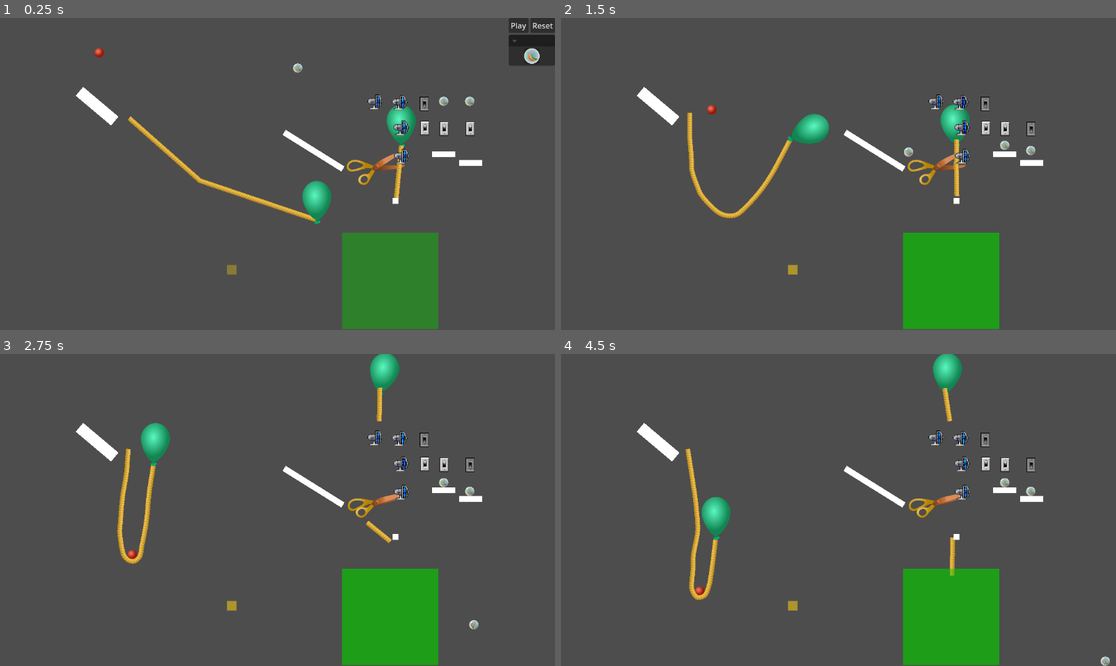
Above: before the commit, frames 1-4 (two rows, left to right).
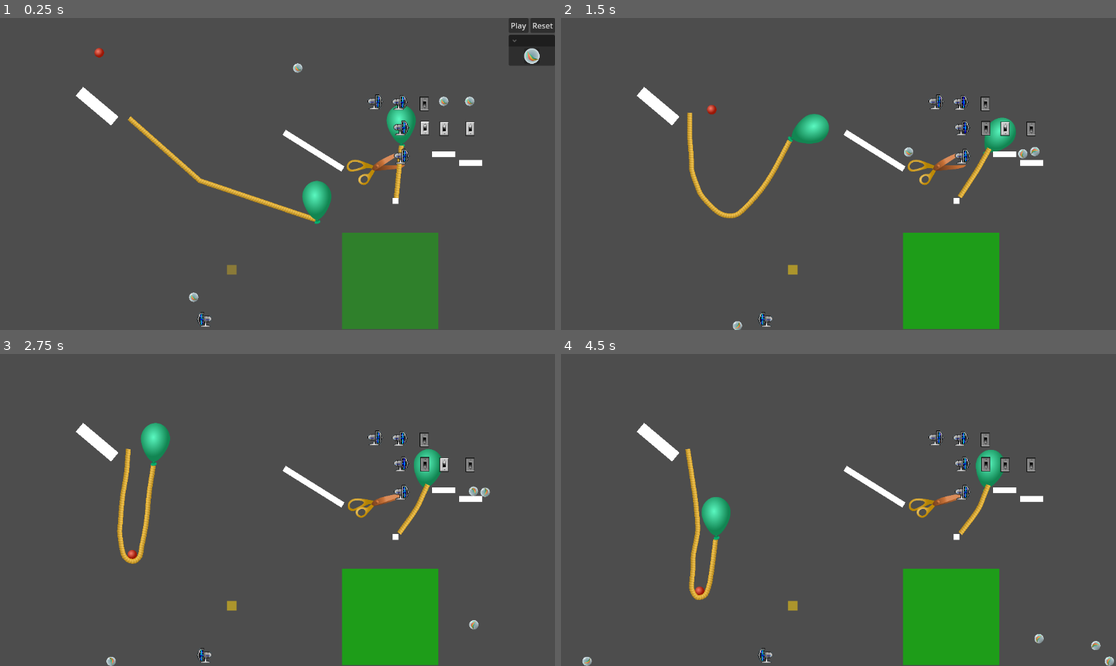
Above: after the commit, the same moments.

Repository: lechaosx/jam-at-fit-vol-2
Game: Godot game, scene res://game.tscn
Same seed, same stepped clock (60 frames per second), same inputs: the game is played once before the commit and once after it. The engine's default icon, where the game draws it, is replaced by a stand-in: a white triangle on a blue panel in a dark square.
Inputs (mouse positions are in pixels of both pictures, inside the frame that each line leads up to):
- Up to frame 1 (0.25 s): no input
- Up to frame 2 (1.5 s): click "Play" at 0.5 s; move the mouse to (960, 158) at 1.27 s; click (960, 158) at 1.42 s
- Up to frame 3 (2.75 s): move the mouse to (166, 525) at 2.02 s; click (166, 525) at 2.17 s
- Up to frame 4 (4.5 s): move the mouse to (894, 441) at 2.77 s; click (894, 441) at 2.92 s; move the mouse to (810, 572) at 3.52 s; click (810, 572) at 3.67 s; move the mouse to (1005, 556) at 4.27 s; click (1005, 556) at 4.42 s

The runs differ from the first frame. In frame 1, 0.1% of the frame differs, in the area x 34-39%, y 87-99%; in frame 2, 1.4%; in frame 3, 1.5%; in frame 4, 1.7%, in the area x 3-100%, y 0-100%.

Commit message:
Wind mechanics

Diff:
--- a/godot/electric_fan/electric_fan.gd
+++ b/godot/electric_fan/electric_fan.gd
@@ -40,3 +40,20 @@
 		FanSpeed.keys()[speed],
 		sprites.speed_scale
 	])
+
+func _physics_process(delta: float) -> void:
+	for body in $Area2D.get_overlapping_bodies():
+		if body is RigidBody2D:
+			var force: int
+
+			match speed:
+				FanSpeed.Slow:
+					force = 50
+				FanSpeed.Normal:
+					force = 100
+				FanSpeed.Fast:
+					force = 200
+
+			force *= clamp(1 - global_position.distance_to(body.global_position) / 300, 0, 1)
+
+			body.apply_central_force(Vector2(force, 0).rotated(rotation) * sign(scale.x))
--- a/godot/electric_fan/electric_fan.tscn
+++ b/godot/electric_fan/electric_fan.tscn
@@ -26,11 +26,19 @@
 "speed": 5.0
 }]
 
-[node name="Node2D" type="Node2D"]
+[sub_resource type="RectangleShape2D" id="RectangleShape2D_ibigq"]
+size = Vector2(300, 40)
+
+[node name="ElectricFan" type="Node2D"]
 script = ExtResource("1_jcpqo")
 is_on = true
-speed = null
 
 [node name="AnimatedSprite2D" type="AnimatedSprite2D" parent="."]
 sprite_frames = SubResource("SpriteFrames_4occ1")
 frame_progress = 0.9027091
+
+[node name="Area2D" type="Area2D" parent="."]
+
+[node name="CollisionShape2D" type="CollisionShape2D" parent="Area2D"]
+position = Vector2(150, 0)
+shape = SubResource("RectangleShape2D_ibigq")
--- a/godot/world.tscn
+++ b/godot/world.tscn
@@ -12,6 +12,7 @@
 [ext_resource type="PackedScene" uid="uid://v5fwyu2cxtmc" path="res://xhonza/xhonza.tscn" id="9_ioo17"]
 [ext_resource type="PackedScene" uid="uid://dcpac078vhmol" path="res://obstacles/block.tscn" id="10_wse8f"]
 [ext_resource type="PackedScene" uid="uid://b0t6hh2jmsrdr" path="res://marble.tscn" id="12_k3n1d"]
+[ext_resource type="PackedScene" uid="uid://0bjmgokmgvxr" path="res://electric_fan/electric_fan.tscn" id="13_2o6r5"]
 
 [sub_resource type="WorldBoundaryShape2D" id="WorldBoundaryShape2D_e2o6t"]
 normal = Vector2(1, 0)
@@ -99,4 +100,12 @@
 [node name="Marble2" parent="." instance=ExtResource("12_k3n1d")]
 position = Vector2(618, 104)
 
+[node name="ElectricFan" parent="." instance=ExtResource("13_2o6r5")]
+position = Vector2(424, 627)
+scale = Vector2(-1, 1)
+speed = 2
+
+[node name="Marble3" parent="." instance=ExtResource("12_k3n1d")]
+position = Vector2(402, 580)
+
 [editable path="Switch"]
Not shown: 1 places in godot/electric_fan/electric_fan.tscn that only renumber resources
Not shown: 1 places in godot/world.tscn that only renumber resources
